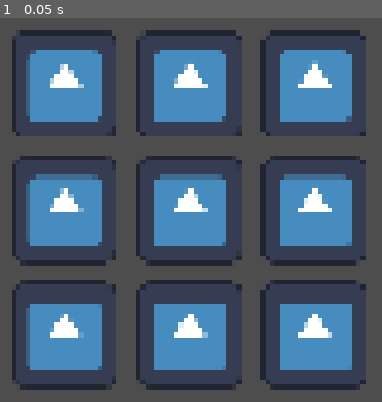
Above: before the commit, frame 1.
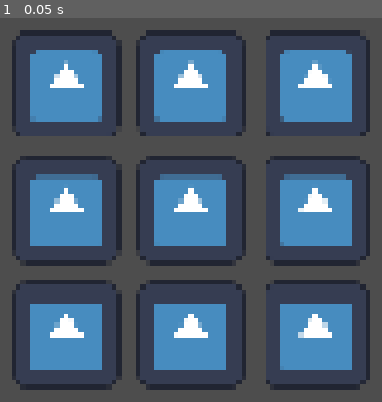
Above: after the commit, the same moment.

Repository: HelloIsReal/keypad-rhythm
Game: Godot game, scene res://scenes/game.tscn
Same seed, same stepped clock (60 frames per second), same inputs: the game is played once before the commit and once after it. The engine's default icon, where the game draws it, is replaced by a stand-in: a white triangle on a blue panel in a dark square. Sound files missing from this copy of the repository are replaced by a short silence.
Inputs:
- Up to frame 1 (0.05 s): no input

The runs differ from the first frame. In frame 1, 5.1% of the frame differs, in the area x 3-97%, y 4-95%.

Commit message:
The music syncing works wooooo!! Time to work on the notes system!

Diff:
--- a/badApple.tres
+++ b/badApple.tres
@@ -5,15 +5,38 @@
 
 [sub_resource type="Resource" id="Resource_64dtl"]
 script = ExtResource("1_g2x5u")
+beat = 4.0
 lane = 1
 metadata/_custom_type_script = "uid://cjo45dgi3ed2"
 
 [sub_resource type="Resource" id="Resource_u5sy4"]
 script = ExtResource("1_g2x5u")
+beat = 8.0
 lane = 3
+metadata/_custom_type_script = "uid://cjo45dgi3ed2"
+
+[sub_resource type="Resource" id="Resource_g2x5u"]
+script = ExtResource("1_g2x5u")
+beat = 12.0
+lane = 5
+metadata/_custom_type_script = "uid://cjo45dgi3ed2"
+
+[sub_resource type="Resource" id="Resource_iywne"]
+script = ExtResource("1_g2x5u")
+beat = 16.0
+metadata/_custom_type_script = "uid://cjo45dgi3ed2"
+
+[sub_resource type="Resource" id="Resource_p57ef"]
+script = ExtResource("1_g2x5u")
+beat = 20.0
+metadata/_custom_type_script = "uid://cjo45dgi3ed2"
+
+[sub_resource type="Resource" id="Resource_ppks5"]
+script = ExtResource("1_g2x5u")
+beat = 24.0
 metadata/_custom_type_script = "uid://cjo45dgi3ed2"
 
 [resource]
 script = ExtResource("2_ppks5")
-notes = Array[ExtResource("1_g2x5u")]([SubResource("Resource_64dtl"), SubResource("Resource_u5sy4")])
+notes = Array[ExtResource("1_g2x5u")]([SubResource("Resource_64dtl"), SubResource("Resource_u5sy4"), SubResource("Resource_g2x5u"), SubResource("Resource_iywne"), SubResource("Resource_p57ef"), SubResource("Resource_ppks5")])
 metadata/_custom_type_script = "uid://cxjfr1mx4y7e7"
--- a/game.gd
+++ b/game.gd
@@ -21,9 +21,9 @@
 #var measure:=0.0
 
 func _ready() -> void:
-	secondsPerbeat = 60/bpm
-	#eightBeats = secondsPerbeat / 8
-
+	print("BPM: ", bpm)
+	print("Seconds per beat: ", secondsPerbeat)
+	secondsPerbeat = 60.0 / bpm
 
 	var noteRank=0
 	var noteOffset=0
@@ -69,20 +69,21 @@
 		currentTime = $badApple.get_playback_position()
 		var notes = songs[songIndex].notes
 
-		var currentBeat = currentTime / secondsPerbeat
-		#var currentEight = currentTime / eightBeats
+		#var currentBeat = currentTime / secondsPerbeat
 
 		if noteIndex >= notes.size():
 			return
 		var noteData = notes[noteIndex]
+		var noteTime = noteData.beat * secondsPerbeat
+		var spawnTime = noteTime# - noteSpeed
 
-		var noteTime = noteData.beat * secondsPerbeat
+		#print(
+		#"current:", currentTime,
+		#" beat:", noteData.beat,
+		#" noteTime:", noteTime,
+		#" spawnTime:", spawnTime
+	#)
 
-		var spawnTime = noteTime - noteSpeed
-
-		#if(noteIndex != currentNote):
-			#currentNote = noteIndex
-			#spawnNote()
 		if currentTime >= spawnTime:
 			spawnNote(noteData)
 			noteIndex+=1
--- a/scenes/game.tscn
+++ b/scenes/game.tscn
@@ -7,6 +7,7 @@
 [ext_resource type="AudioStream" uid="uid://b8uw0hlu0jqfp" path="res://Elevator-ding.wav" id="5_iywne"]
 
 [node name="Game" type="Node2D" unique_id=2145196854]
+position = Vector2(1.695, 0)
 script = ExtResource("1_uwrxv")
 songs = Array[ExtResource("2_iywne")]([ExtResource("3_p57ef")])
 
